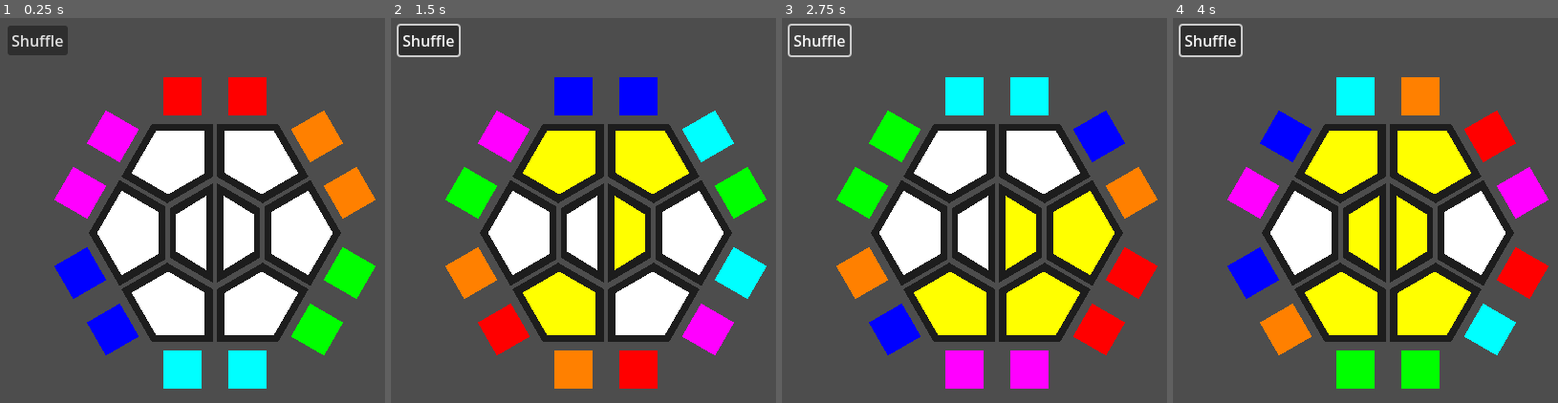
Above: before the commit, frames 1-4 (left to right).
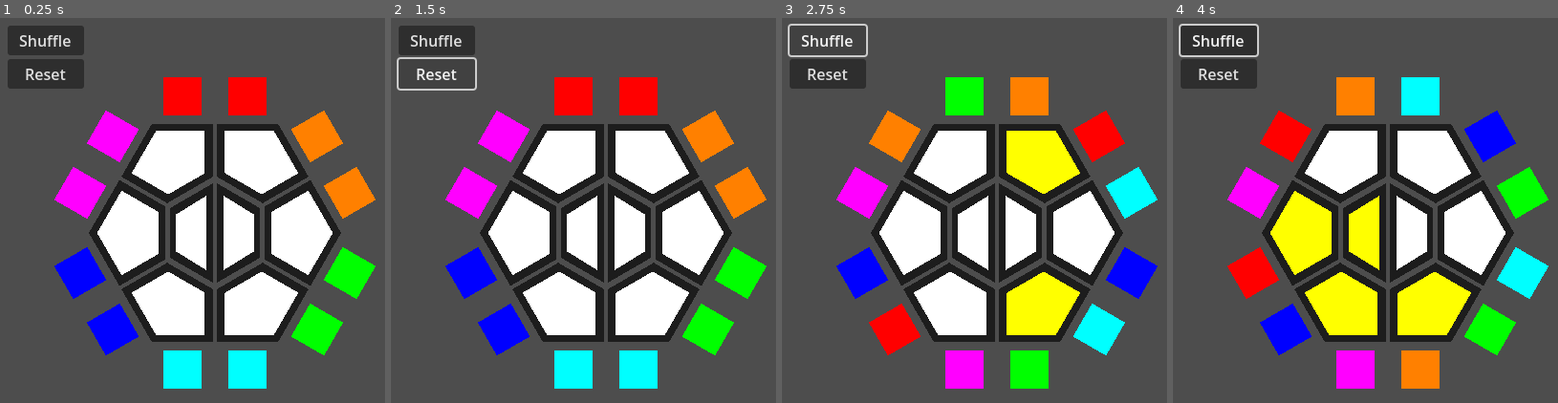
Above: after the commit, the same moments.

Repository: thearst3rd/clickpond-hexaflexagon
Game: Godot game, scene res://src/puzzle.tscn
Same seed, same stepped clock (60 frames per second), same inputs: the game is played once before the commit and once after it.
Inputs (mouse positions are in pixels of both pictures, inside the frame that each line leads up to):
- Up to frame 1 (0.25 s): no input
- Up to frame 2 (1.5 s): click "Shuffle" at 0.5 s; click (437, 75) at 1.25 s, where only the run after the commit has a clickable "Reset"
- Up to frame 3 (2.75 s): click "Shuffle" at 2 s
- Up to frame 4 (4 s): click "Shuffle" at 2.75 s; tap Enter at 3.5 s; move the mouse to (1481, 210) at 3.52 s; click (1481, 210) at 3.67 s

The runs differ from the first frame. In frame 1, 2.1% of the frame differs, in the area x 1-22%, y 1-19%; in frame 2, 20%; in frame 3, 21%; in frame 4, 21%, in the area x 1-98%, y 1-97%.

Commit message:
Add reset button

Diff:
--- a/src/puzzle.gd
+++ b/src/puzzle.gd
@@ -101,3 +101,15 @@
 		flip_right()
 	color_stickers()
 	rotate_pieces()
+
+
+func _on_reset_button_pressed() -> void:
+	for i in range(6):
+		var piece = outer_pieces[i]
+		piece.inner_index = 0
+		piece.outer_index_1 = i
+		piece.outer_index_2 = (i + 1) % 6
+	for i in range(2):
+		inner_pieces[i].inner_index = 0
+	color_stickers()
+	rotate_pieces()
--- a/src/puzzle.tscn
+++ b/src/puzzle.tscn
@@ -50,13 +50,23 @@
 
 [node name="GUI" type="CanvasLayer" parent="."]
 
-[node name="ShuffleButton" type="Button" parent="GUI"]
+[node name="VBoxContainer" type="VBoxContainer" parent="GUI"]
+custom_minimum_size = Vector2(80, 0)
 offset_left = 8.0
 offset_top = 8.0
 offset_right = 71.0
-offset_bottom = 39.0
+offset_bottom = 74.0
+
+[node name="ShuffleButton" type="Button" parent="GUI/VBoxContainer"]
+layout_mode = 2
 text = "Shuffle"
+
+[node name="ResetButton" type="Button" parent="GUI/VBoxContainer"]
+layout_mode = 2
+text = "Reset
+"
 
 [connection signal="inner_pressed" from="Inside/InnerButton1" to="." method="_on_inner_1_pressed"]
 [connection signal="inner_pressed" from="Inside/InnerButton2" to="." method="_on_inner_2_pressed"]
-[connection signal="pressed" from="GUI/ShuffleButton" to="." method="_on_shuffle_button_pressed"]
+[connection signal="pressed" from="GUI/VBoxContainer/ShuffleButton" to="." method="_on_shuffle_button_pressed"]
+[connection signal="pressed" from="GUI/VBoxContainer/ResetButton" to="." method="_on_reset_button_pressed"]
